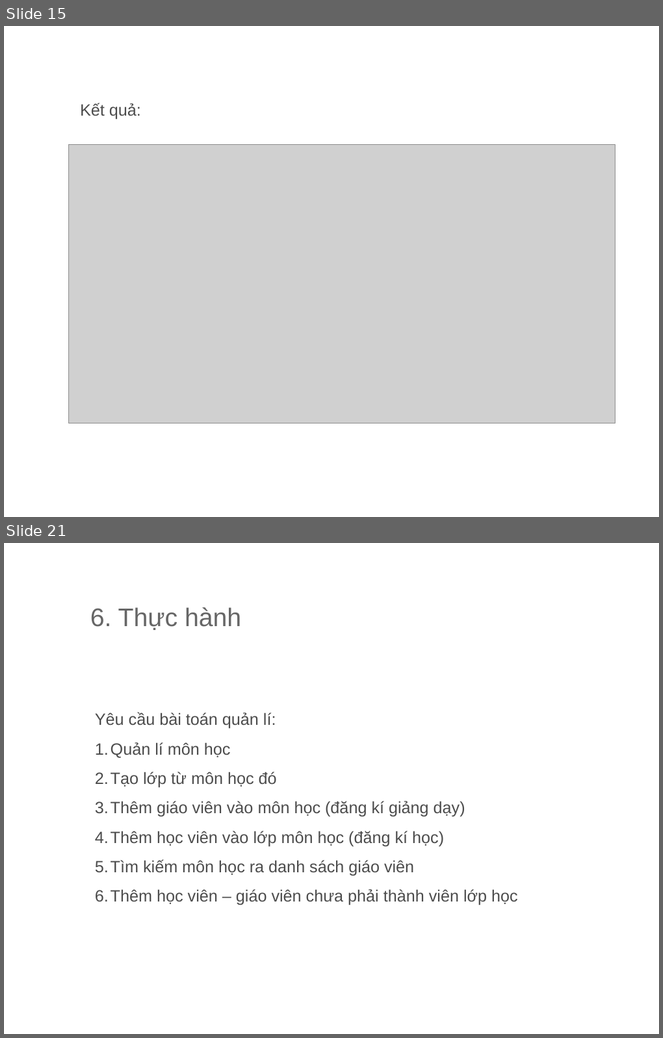
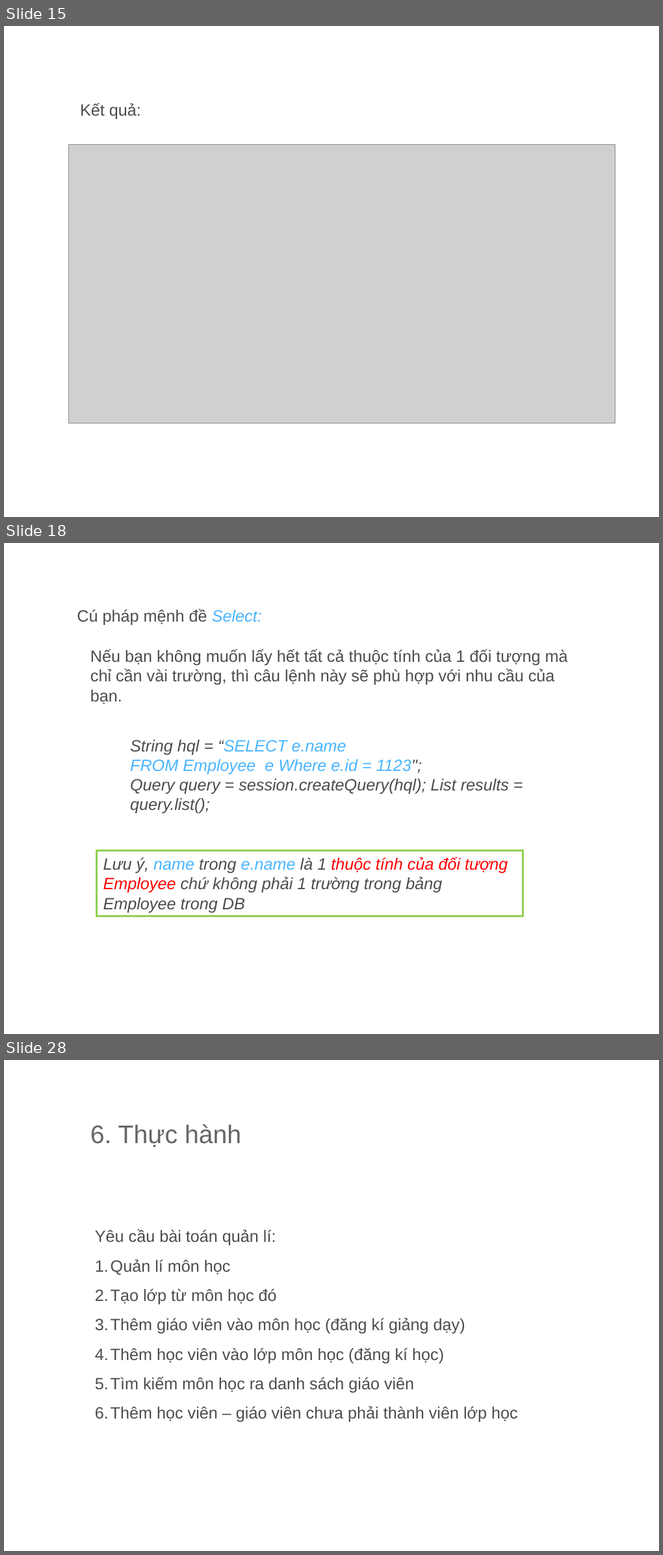
Before and after one commit to thanh13hc/my-first-project, a slide deck: Hibernate.ppt. Shown one above the other, each under a label of ours: slides 15 and 21 before the commit, slides 15, 18 and 28 after it; the slides between them are not shown. The pictures are 663x1038 and 663x1555 pixels, drawn with LibreOffice and Linux fonts; fonts in the diff are those of the drawing; grey boxes stand for pictures; background and template pictures are left out. Boxes give left, top, right and bottom in pixels: in the first picture for what was removed or moved away, otherwise in the second. Text is boxed around its words. In the diff, an @@ line names an element or a change of style, - is before the commit and + after.

```diff
--- a/Hibernate.ppt
+++ b/Hibernate.ppt
@@ slide 18 added at [4, 543, 659, 1034], background picture (left out) @@
@@ rectangle added at [71, 596, 145, 676], fill #FFFFFF at 38% opacity @@
@@ rectangle added at [526, 600, 606, 674], fill #FFFFFF at 38% opacity @@
@@ text added at [77, 609, 262, 626], 18 pt, text #4C4C4C @@
+Cú pháp mệnh đề Select:
@@ text added at [90, 649, 568, 704], 18 pt, text #4C4C4C @@
+Nếu bạn không muốn lấy hết tất cả thuộc tính của 1 đối tượng mà chỉ cần vài trường, thì câu lệnh này sẽ phù hợp với nhu cầu của bạn.
@@ text added at [130, 739, 509, 814], 18 pt, text #4C4C4C, italic @@
+String hql = “SELECT e.name
+FROM Employee e Where e.id = 1123";
+Query query = session.createQuery(hql); List results = query.list();
@@ rectangle added at [96, 850, 522, 916], outline #92D050 2.24 pt, 18 pt, text #4C4C4C, italic @@
+Lưu ý, name trong e.name là 1 thuộc tính của đối tượng Employee chứ không phải 1 trường trong bảng Employee trong DB
@@ rectangle added at [68, 897, 142, 977], fill #FFFFFF at 38% opacity @@
@@ rectangle added at [523, 899, 603, 973], fill #FFFFFF at 38% opacity @@
@@ what was slide 21 is now slide 28 @@
```
Also in this commit, not shown: 11 slides changed, 6 other slides added, 1 other file.
